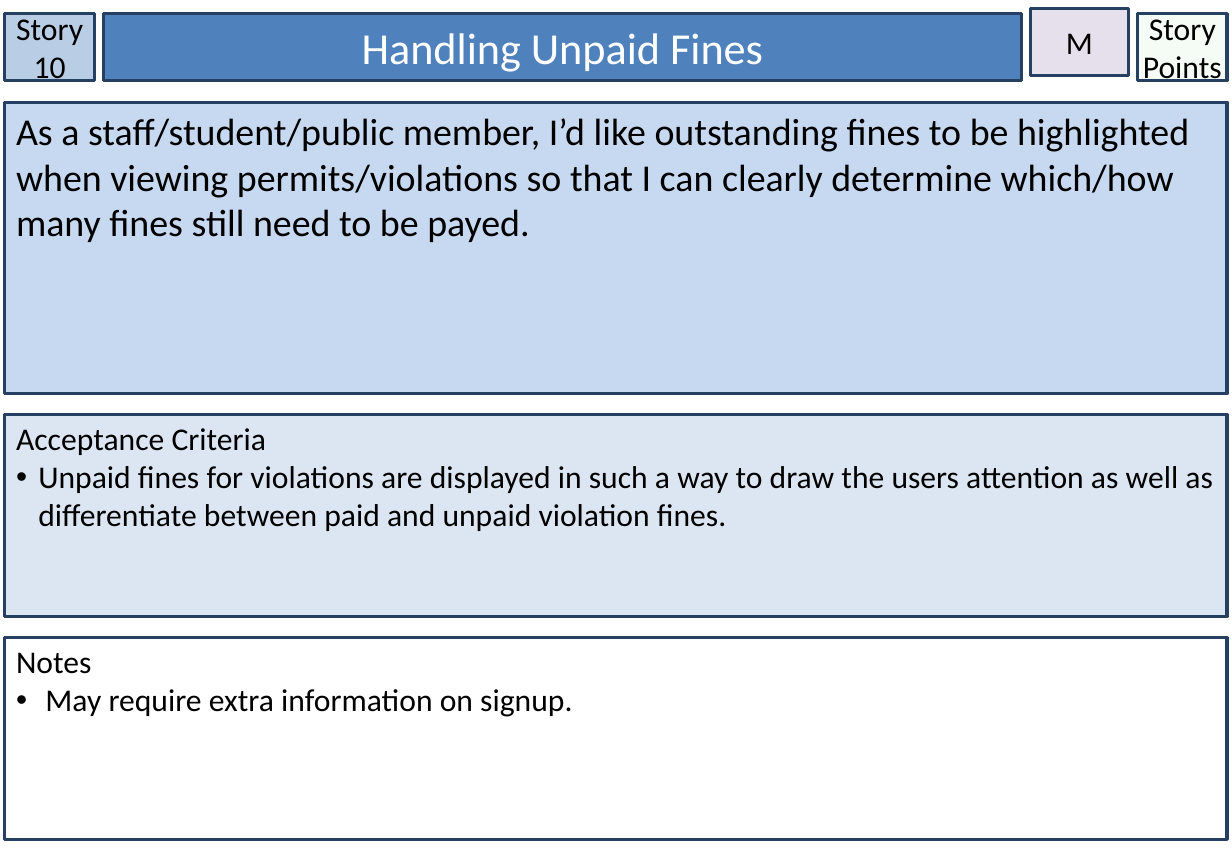
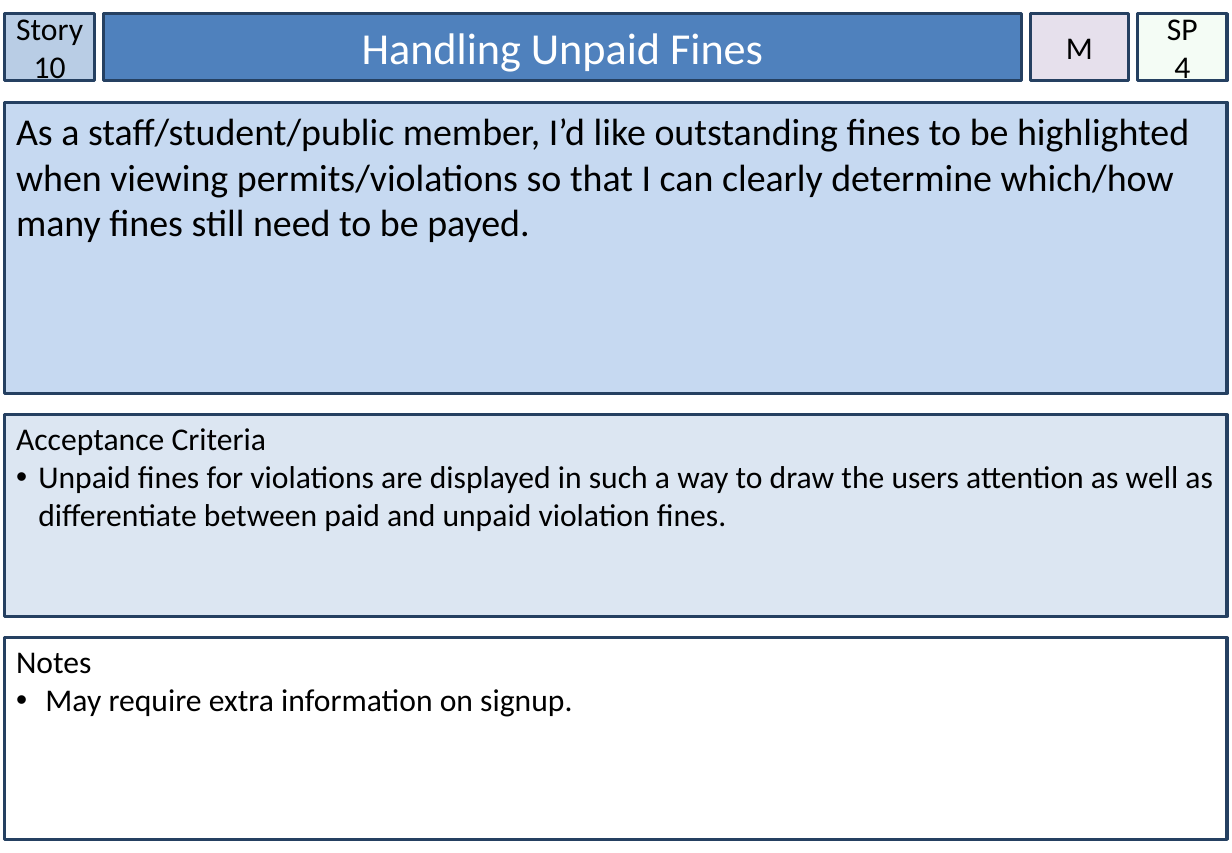
Before and after one commit to knich17/ParkingPermits, a slide deck: slide 11 of Assessment/Story Cards.pptx. Drawn at 1232x853 pixels with LibreOffice and Linux fonts; fonts in the diff are those of the drawing. Boxes give left, top, right and bottom in pixels: in the first picture for what was removed or moved away, otherwise in the second. Text is boxed around its words. In the diff, an @@ line names an element or a change of style, - is before the commit and + after.

Commit message:
Half done assigning story points

```diff
--- a/Assessment/Story Cards.pptx
+++ b/Assessment/Story Cards.pptx
@@ rectangle "M": place and size @@
-rectangle "M" at box(1031, 9, 1130, 76)
+rectangle "M" at box(1031, 14, 1130, 81)
@@ text in rectangle at box(1167, 14, 1198, 82): text changed @@
-Story Points
+SP
+4
```
Also in this commit, not shown: 6 other slides changed.
